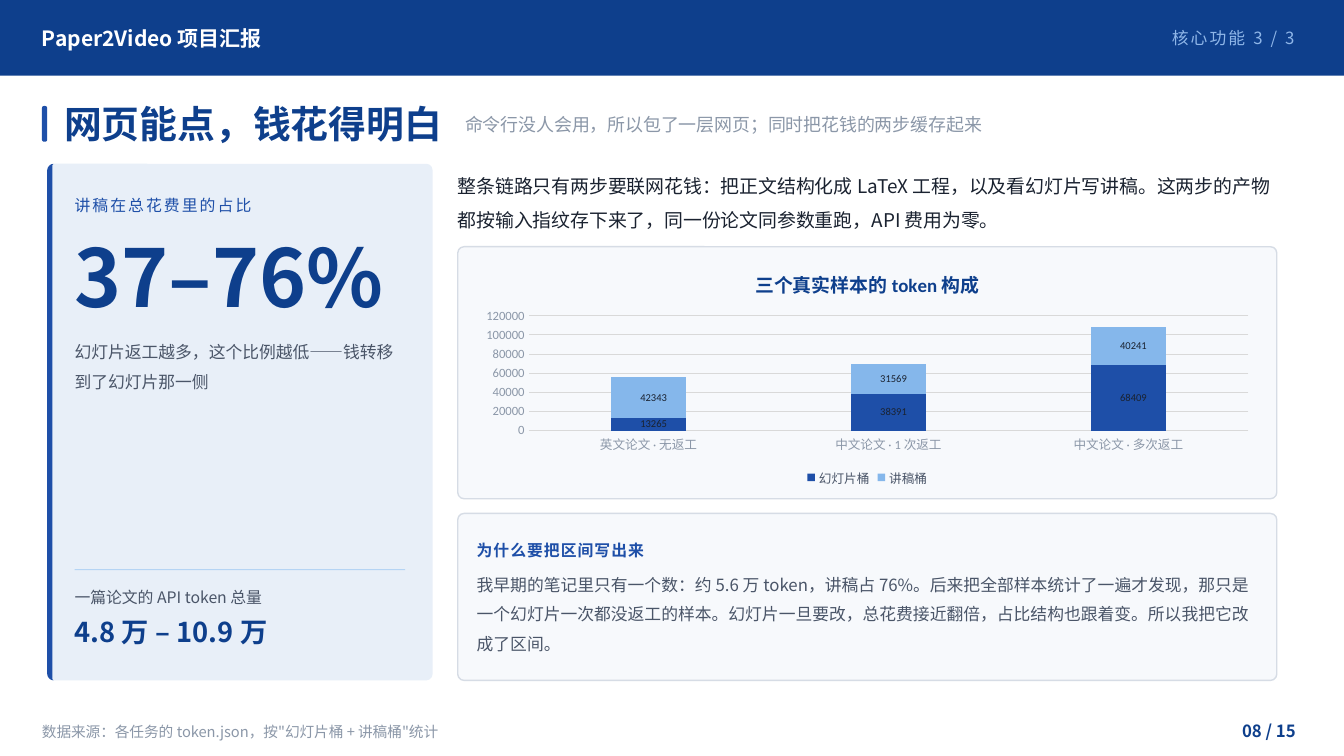
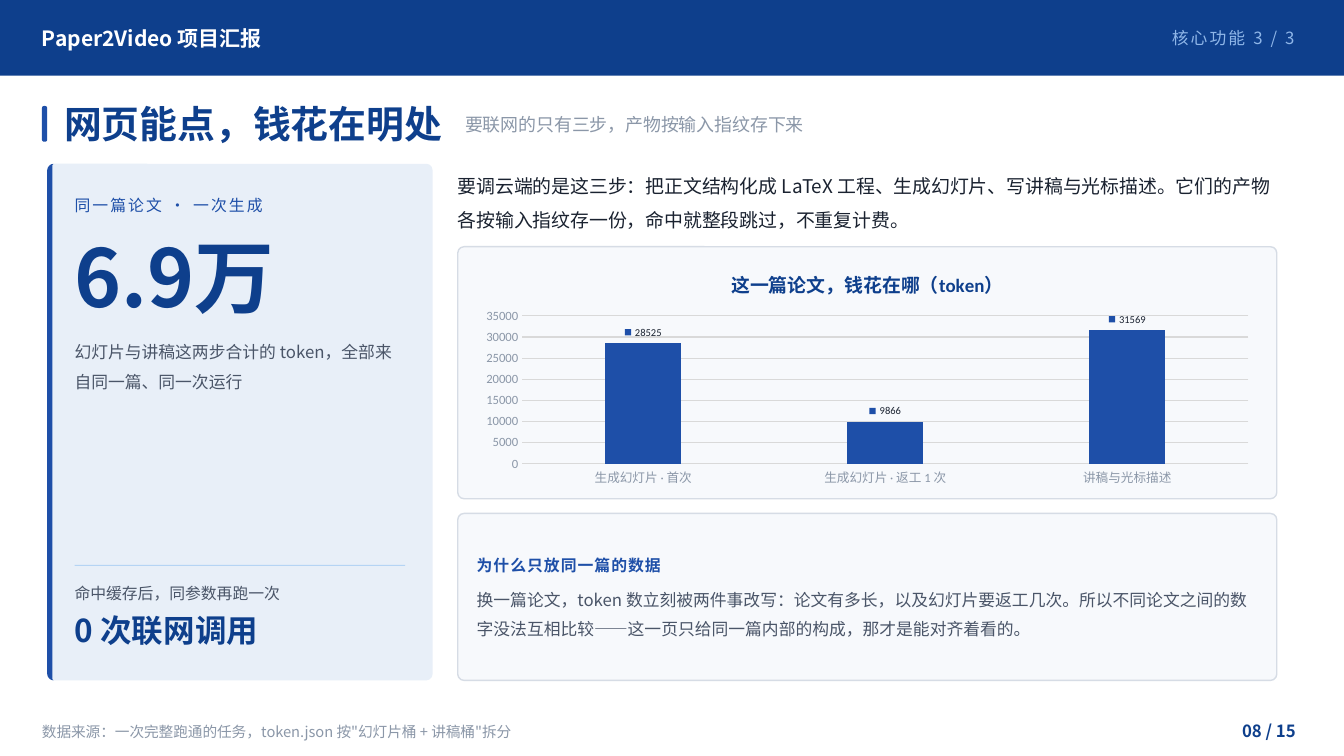
Before and after one commit to 0001c/paper2video_gkk, a slide deck: slide 8 of Paper2Video项目汇报/Paper2Video项目汇报.pptx. Drawn at 1344x756 pixels with LibreOffice and Linux fonts; fonts in the diff are those of the drawing. Boxes give left, top, right and bottom in pixels: in the first picture for what was removed or moved away, otherwise in the second. Text is boxed around its words. In the diff, an @@ line names an element or a change of style, - is before the commit and + after.

Commit message:
docs(ppt): 第 8 页改版 —— 跨样本对比换成同一篇论文内部的构成
使用者指出：这一页的数据没什么参考意义，次数、输入的论文样本都不一样，
但排版挺好，要求重新设计。这个批评是对的。

## 问题

原图把三篇不同论文的 token 放在同一根轴上比：英文无返工 / 中文 1 次返工 / 中文多次返工。
论文长度和返工次数两个变量同时变，比值没有解释力 —— 和第 3 页那次是同一类毛病。

## 改法：排版不动，换数据

  左栏大数字：37-76%（跨样本占比）        -> 6.9 万（同一篇、同一次运行的合计）
  左栏副信息：4.8 万 - 10.9 万（跨样本）   -> 命中缓存后重跑 = 0 次联网调用
  图表      ：3 样本 x 2 系列堆叠条        -> 同一篇论文的 3 个环节
                                            幻灯片首次 28525 / 返工 9866 / 讲稿 31569
  洞察框    ：解释为什么用区间             -> 明说"不同论文之间的数字没法互相比较"

数字来源 job_0919_021443_f700 的 token.json（slide_gen 28525 + fix 9866，讲稿桶 31569）。
图表同时改成竖向柱，三类目同属一篇论文，才是能对齐着看的。
竖柱不受 axPos 那个 bug 影响，不需要再跑 fix_chart_axes.py。

## 又踩一次 run 拆分假警报（同一成因，第二次）

验证时按整串搜「6.9万」得到 False，实为 XML 拆成 <a:t>6.9</a:t> + <a:t>万</a:t>。
判据要先把 <a:t> 拼起来再匹配。

## 新坑：slidep 依赖 editor_sdk 服务

改 pptx 必须先 shutdown 释放文件锁，但 shutdown 之后 slidep 也废了
（openFile network error: fetch failed，服务在 127.0.0.1:39099）。
服务由宿主启动，拉起来的办法是调 present_files。完整顺序已写进日志与 README。

```diff
--- a/Paper2Video项目汇报/Paper2Video项目汇报.pptx
+++ b/Paper2Video项目汇报/Paper2Video项目汇报.pptx
@@ text at (x1=64, y1=105, x2=442, y2=143): text changed @@
-网页能点，钱花得明白
+网页能点，钱花在明处
@@ text at (x1=465, y1=116, x2=804, y2=133): text changed @@
-命令行没人会用，所以包了一层网页；同时把花钱的两步缓存起来
+要联网的只有三步，产物按输入指纹存下来
@@ text at (x1=458, y1=177, x2=1269, y2=229): text changed @@
-整条链路只有两步要联网花钱：把正文结构化成 LaTeX 工程，以及看幻灯片写讲稿。这两步的产物都按输入指纹存下来了，同一份论文同参数重跑，API 费用为零。
+要调云端的是这三步：把正文结构化成 LaTeX 工程、生成幻灯片、写讲稿与光标描述。它们的产物各按输入指纹存一份，命中就整段跳过，不重复计费。
@@ text at (x1=75, y1=197, x2=262, y2=213): text changed @@
-讲稿在总花费里的占比
+同一篇论文 · 一次生成
@@ text at (x1=75, y1=244, x2=275, y2=314): text changed @@
-37–76%
+6.9万
@@ column stacked chart at (x1=471, y1=255, x2=1265, y2=490) @@
@@ column stacked chart to column chart @@
@@ title "三个真实样本的 token 构成 " to "这一篇论文，钱花在哪（token） " @@
-categories: 英文论文 · 无返工, 中文论文 · 1 次返工, 中文论文 · 多次返工
+categories: 生成幻灯片 · 首次, 生成幻灯片 · 返工 1 次, 讲稿与光标描述
-幻灯片桶: 13265, 38391, 68409
+Series 1: 28525, 9866, 31569
-讲稿桶: 42343, 31569, 40241
@@ legend changed @@
@@ bar spacing changed @@
@@ text at (x1=75, y1=344, x2=392, y2=390): text changed @@
-幻灯片返工越多，这个比例越低——钱转移到了幻灯片那一侧
+幻灯片与讲稿这两步合计的 token，全部来自同一篇、同一次运行
@@ rectangle moved from (x1=75, y1=570, x2=405, y2=571) to (x1=75, y1=565, x2=405, y2=566) @@
@@ text at (x1=477, y1=557, x2=661, y2=573): text changed @@
-为什么要把区间写出来
+为什么只放同一篇的数据
@@ text at (x1=75, y1=585, x2=280, y2=601): text changed @@
-一篇论文的 API token 总量
+命中缓存后，同参数再跑一次
@@ text at (x1=477, y1=592, x2=1247, y2=637): text changed @@
-我早期的笔记里只有一个数：约 5.6 万 token，讲稿占 76%。后来把全部样本统计了一遍才发现，那只是一个幻灯片一次都没返工的样本。幻灯片一旦要改，总花费接近翻倍，占比结构也跟着变。所以我把它改成了区间。
+换一篇论文，token 数立刻被两件事改写：论文有多长，以及幻灯片要返工几次。所以不同论文之间的数字没法互相比较——这一页只给同一篇内部的构成，那才是能对齐着看的。
@@ text at (x1=75, y1=615, x2=258, y2=645): text changed; size 19.5 to 22.5 pt @@
-4.8 万 – 10.9 万
+0 次联网调用
@@ text at (x1=42, y1=725, x2=511, y2=741): text changed @@
-数据来源：各任务的 token.json，按"幻灯片桶 + 讲稿桶"统计
+数据来源：一次完整跑通的任务，token.json 按"幻灯片桶 + 讲稿桶"拆分
```
Also in this commit, not shown: 4 other files.
